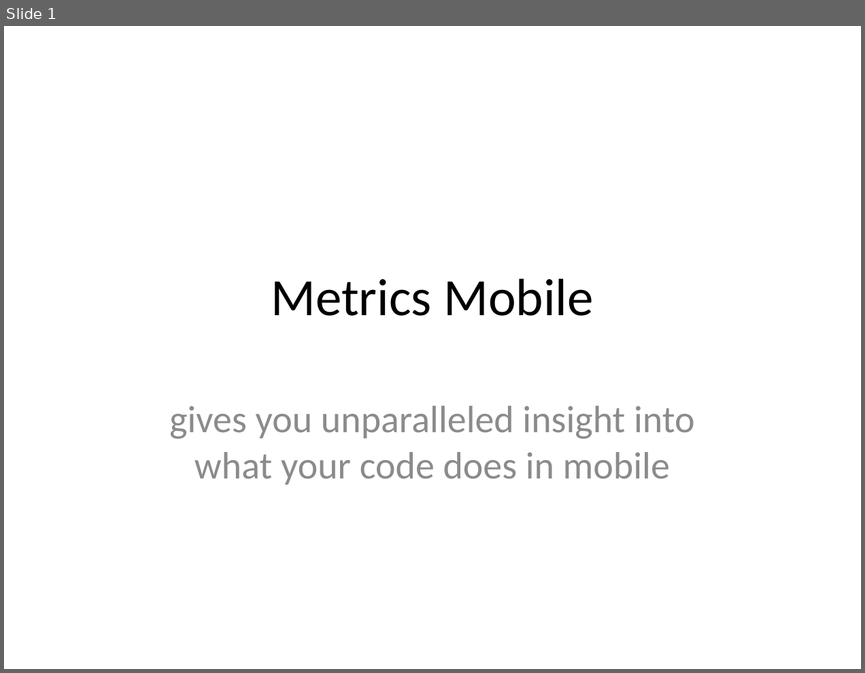
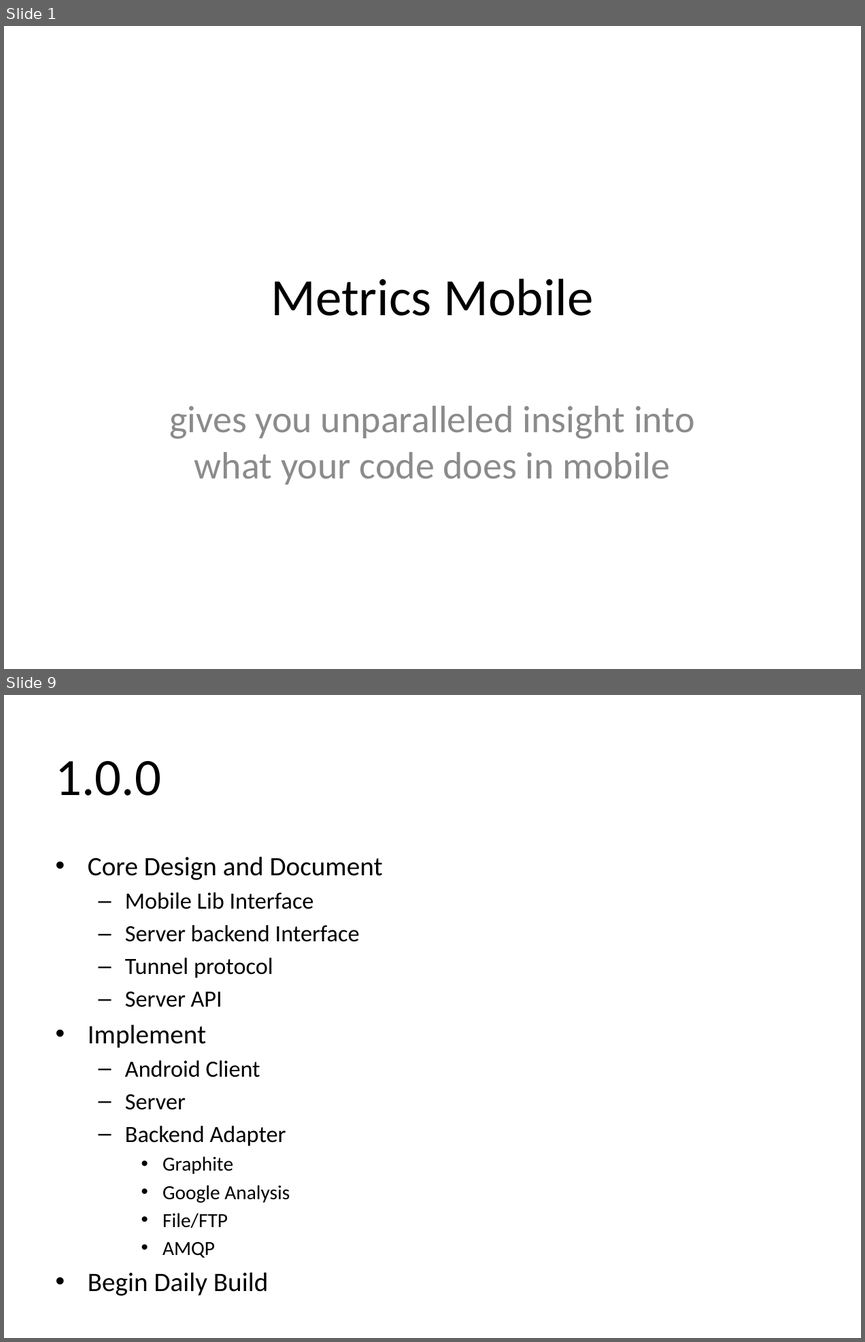
Before and after one commit to yankay/mobile-metrics, a slide deck: doc/metrics-mobile proposal.pptx. Shown one above the other, each under a label of ours: slide 1 before the commit, slides 1 and 9 after it; the slides between them are not shown. The pictures are 865x673 and 865x1342 pixels, drawn with LibreOffice and Linux fonts; fonts in the diff are those of the drawing. Boxes give left, top, right and bottom in pixels: in the first picture for what was removed or moved away, otherwise in the second. Text is boxed around its words. In the diff, an @@ line names an element or a change of style, - is before the commit and + after.

```diff
--- a/doc/metrics-mobile proposal.pptx
+++ b/doc/metrics-mobile proposal.pptx
@@ slide 9 added at box(4, 695, 861, 1338), background #FFFFFF @@
@@ title added at box(56, 761, 162, 796), 44 pt, text #000000 @@
+1.0.0
@@ text added at box(88, 856, 383, 1295), 19.6 pt, text #000000 @@
+• Core Design and Document
+  – Mobile Lib Interface
+  – Server backend Interface
+  – Tunnel protocol
+  – Server API
+• Implement
+  – Android Client
+  – Server
+  – Backend Adapter
+    • Graphite
+    • Google Analysis
+    • File/FTP
+    • AMQP
+• Begin Daily Build
```
Also in this commit, not shown: 1 slide changed, 9 other slides added.
